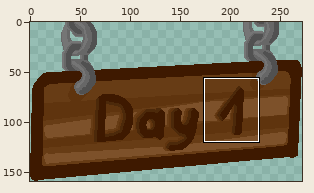
Pixel-art file: assets/sign.aseprite. The picture above shows the old version from afar; the outline marks the close-up.
Close-up. Earlier state:
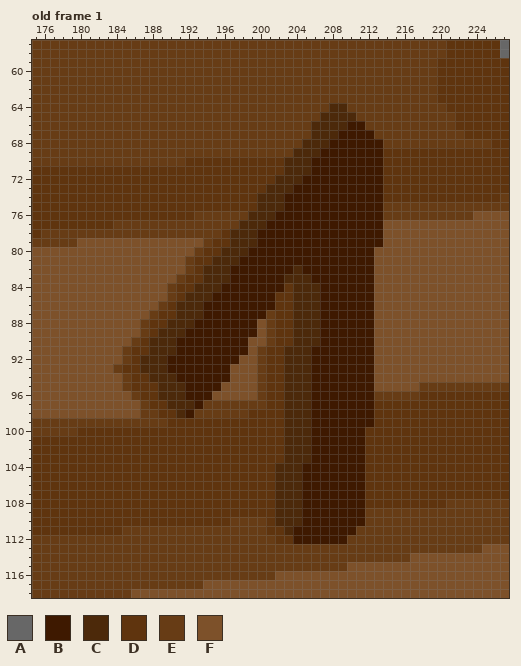
272x159 pixels, 1 frame. Shown: old frame 1: x 175..227, y 57..118. The commit also changed other frames or places, which this record leaves out.
Visible layers, top first: "chains", "sign".
Palette (. is transparent): A #676767  B #3e1900  C #4c290a  D #5f340e  E #673c15  F #7d512a
Pixels before, old frame 1 (only the part around the change), first column x 175:
 60 EEEEEEEEEEEEEEEEEEEEEEEEEEEEEEEEEEEEEEEEEEEEEDDDDDDDD
 61 EEEEEEEEEEEEEEEEEEEEEEEEEEEEEEEEEEEEEEEEEEEEEDDDDDDDD
 62 EEEEEEEEEEEEEEEEEEEEEEEEEEEEEEEEEEEEEEEEEEEEEDDDDDDDD
 63 EEEEEEEEEEEEEEEEEEEEEEEEEEEEEEEEEEEEEEEEEEEEEDDDDDDDD
 64 EEEEEEEEEEEEEEEEEEEEEEEEEEEEEEEEECCEEEEEEEEEEEDDDDDDD
 65 EEEEEEEEEEEEEEEEEEEEEEEEEEEEEEEECCCCEEEEEEEEEEEDDDDDD
 66 EEEEEEEEEEEEEEEEEEEEEEEEEEEEEEECCCCBBEEEEEEEEEEDDDDDD
 67 EEEEEEEEEEEEEEEEEEEEEEEEEEEEEEECCCBBBBEEEEEEEEEEDDDDD
 68 EEEEEEEEEEEEEEEEEEEEEEEEEEEEEECCCBBBBBBEEEEEEEEEEEEDD
 69 EEEEEEEEEEEEEEEEEEEEEEEEEEEEECCCBBBBBBBDDDDDDDDDDDDDD
 70 EEEEEEEEEEEEEEEEEDDDDDDDDDDDCCCBBBBBBBBDDDDDDDDDDDDDD
 71 DDDDDDDDDDDDDDDDDDDDDDDDDDDDCCCBBBBBBBBDDDDDDDDDDDDDD
 72 DDDDDDDDDDDDDDDDDDDDDDDDDDDCCCBBBBBBBBBDDDDDDDDDDDDDD
 73 DDDDDDDDDDDDDDDDDDDDDDDDDDCCCBBBBBBBBBBDDDDDDDDDDDDDD
 74 DDDDDDDDDDDDDDDDDDDDDDDDDCCCBBBBBBBBBBBDDDDDDDDDDDDDE
 75 DDDDDDDDDDDDDDDDDDDDDDDDDCCCBBBBBBBBBBBEEEEEEEEEEEEEE
 76 DDDDDDDDDDDDDDDDDDEEEEEECCCBBBBBBBBBBBBEEEEEEEEEEFFFF
 77 DDDDDDDDDEEEEEEEEEEEEEECCCBBBBBBBBBBBBBFFFFFFFFFFFFFF
 78 DEEEEEEEEEEEEEEEEEEEEDCCCBBBBBBBBBBBBBBFFFFFFFFFFFFFF
 79 EEEEEFFFFFFFFFFFFFFEDDCCCBBBBBBBBBBBBBBFFFFFFFFFFFFFF
 80 FFFFFFFFFFFFFFFFFFEDDCCCBBBBBBBBBBBBBBFFFFFFFFFFFFFFF
 81 FFFFFFFFFFFFFFFFFEDDCCCBBBBBBBBBBBBBBBFFFFFFFFFFFFFFF
 82 FFFFFFFFFFFFFFFFFEDCCCBBBBBBBCBBBBBBBBFFFFFFFFFFFFFFF
 83 FFFFFFFFFFFFFFFFEDDCCCBBBBBBCCCBBBBBBBFFFFFFFFFFFFFFF
 84 FFFFFFFFFFFFFFFEDDCCCBBBBBBBDCCCBBBBBBFFFFFFFFFFFFFFF
 85 FFFFFFFFFFFFFFFEDCCCBBBBBBBDDCCCBBBBBBFFFFFFFFFFFFFFF
 86 FFFFFFFFFFFFFFEDCCCBBBBBBBBDDCCCBBBBBBFFFFFFFFFFFFFFF
 87 FFFFFFFFFFFFFEDDCCCBBBBBBBEDDCCCBBBBBBFFFFFFFFFFFFFFF
 88 FFFFFFFFFFFFEDDCCCBBBBBBBFEDDCCCBBBBBBFFFFFFFFFFFFFFF
 89 FFFFFFFFFFFFEDCCCBBBBBBBBFEDDCCCBBBBBBFFFFFFFFFFFFFFF
 90 FFFFFFFFFFFEDCCCBBBBBBBBFFEDDCCCBBBBBBFFFFFFFFFFFFFFF
 91 FFFFFFFFFFEDDCCCBBBBBBBBFEDDCCCBBBBBBBFFFFFFFFFFFFFFF
 92 FFFFFFFFFFEDCCCBBBBBBBBFFEDDCCCBBBBBBBFFFFFFFFFFFFFFF
 93 FFFFFFFFFEDDCCCBBBBBBBFFFEDDCCCBBBBBBBFFFFFFFFFFFFFFF
 94 FFFFFFFFFFEDDCCCBBBBBBFFFEDDCCCBBBBBBBFFFFFFFFFFFFFFF
 95 FFFFFFFFFFEDDDCCCBBBBFFFFEDDCCCBBBBBBBFFFFFEEEEEEEEEE
 96 FFFFFFFFFFFEDDCCCBBBFFFFFEDDCCCBBBBBBBEEEEEDDDDDDDDDD
 97 FFFFFFFFFFFFEDDCCCBEEEEEEEDDCCCBBBBBBBDDDDDDDDDDDDDDD
 98 FFFFFFFFFFFFEEDDCBEEEEEEDDDDCCCBBBBBBBDDDDDDDDDDDDDDD
 99 EEEEEEEEEEEEEEEDDDDDDDDDDDDDCCCBBBBBBBDDDDDDDDDDDDDDD
100 EEEEEDDDDDDDDDDDDDDDDDDDDDDDCCCBBBBBBDDDDDDDDDDDDDDDD
101 DDDDDDDDDDDDDDDDDDDDDDDDDDDDCCCBBBBBBDDDDDDDDDDDDDDDD
102 DDDDDDDDDDDDDDDDDDDDDDDDDDDDCCCBBBBBBDDDDDDDDDDDDDDDD
103 DDDDDDDDDDDDDDDDDDDDDDDDDDDDCCCBBBBBBDDDDDDDDDDDDDDDD
104 DDDDDDDDDDDDDDDDDDDDDDDDDDDCCCBBBBBBBDDDDDDDDDDDDDDDD
105 DDDDDDDDDDDDDDDDDDDDDDDDDDDCCCBBBBBBBDDDDDDDDDDDDDDDD
106 DDDDDDDDDDDDDDDDDDDDDDDDDDDCCCBBBBBBBDDDDDDDDDDDDDDDD
107 DDDDDDDDDDDDDDDDDDDDDDDDDDDCCCBBBBBBBDDDDDDDDDDDDDDDD
108 DDDDDDDDDDDDDDDDDDDDDDDDDDDCCCBBBBBBBDDDDDDDDDEEEEEEE
109 DDDDDDDDDDDDDDDDDDDDDDDDDDDCCCBBBBBBBEEEEEEEEEEEEEEEE
110 DDDDDDDDDDDDDDDDDDDDDDEEEEDCCCBBBBBBBEEEEEEEEEEEEEEEE
111 DDDDDDDDDDEEEEEEEEEEEEEEEEDDCBBBBBBBEEEEEEEEEEEEEEEEE
112 EEEEEEEEEEEEEEEEEEEEEEEEEEEDDBBBBBBEEEEEEEEEEEEEEEEEE
113 EEEEEEEEEEEEEEEEEEEEEEEEEEEEEEEEEEEEEEEEEEEEEEEEEEFFF
114 EEEEEEEEEEEEEEEEEEEEEEEEEEEEEEEEEEEEEEEEEEFFFFFFFFFFF
115 EEEEEEEEEEEEEEEEEEEEEEEEEEEEEEEEEEEFFFFFFFFFFFFFFFFFF
116 EEEEEEEEEEEEEEEEEEEEEEEEEEEFFFFFFFFFFFFFFFFFFFFFFFFFF
117 EEEEEEEEEEEEEEEEEEEFFFFFFFFFFFFFFFFFFFFFFFFFFFFFFFFFF
118 EEEEEEEEEEEFFFFFFFFFFFFFFFFFFFFFFFFFFFFFFFFFFFFFFFFFF
After:
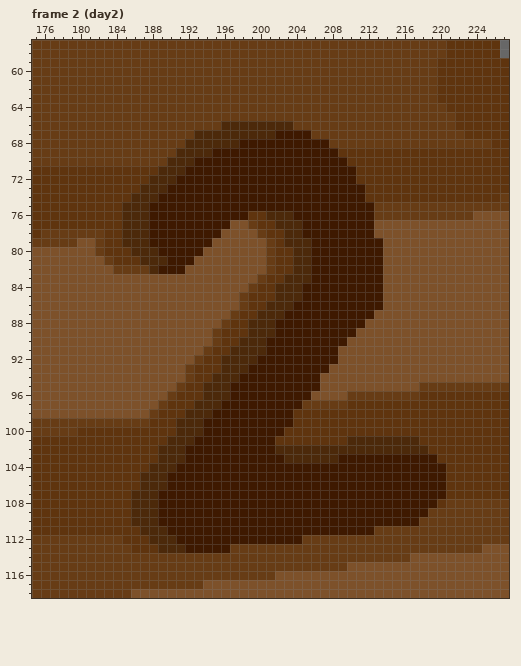
A new or re-ordered frame is compared with the old frame closest to it.
Change:
frames 1 -> 3
Changed rows in their new state; - is an unchanged pixel.
Frame 2 (day2) is new; against old frame 1, layer "sign":
first column x 182:
 64 --------------------------EE-----------
 65 -------------------------EEEE----------
 66 --------------CCCCCCCC--EEEEEE---------
 67 -----------CCCCCCCCCBBBBEEEEEEE--------
 68 ----------CCCCCCBBBBBBBBBBEEEEEE-------
 69 ---------CCCCBBBBBBBBBBBB--DDDDD-------
 70 --------CCCBBBBBBBBBBBBB----DDDD-------
 71 -------CCCBBBBBBBBBBBBBB-----DDD-------
 72 ------CCCBBBBBBBBBBBBBB------DDD-------
 73 -----CCCBBBBBBBBBBBBBB--------DD-------
 74 ----CCCBBBBBBBBBBBBBB---------DD-------
 75 ---CCCBBBBBBBBBBBBBBB----------E-------
 76 ---CCCBBBBBBBBBBBDD-CC---------E-------
 77 --DCCCBBBBBBBBBFFEDDCCC--------F-------
 78 -DDCCCBBBBBBBBFFFFEDDCC--------F-------
 79 EDDCCCBBBBBBBFFFFFFEDCCC---------------
 80 EDDDCCCBBBBBFFFFFFFEDDCC-------B-------
 81 -EDDDCCCBBBFFFFFFFFEDDCC-------B-------
 82 --EEEECBBBFFFFFFFFFEDD-C-------B-------
 83 ---------FFFFFFFFFEDD----------B-------
 84 --------FFFFFFFFFEDDCC-BB------B-------
 85 --------FFFFFFFFEDDDCC-BB------B-------
 86 -------FFFFFFFFFEDDCCCBBB------B-------
 87 ------FFFFFFFFFEDDCCCBBBB--------------
 88 -----FFFFFFFFFEDDCCCBBBBB-----F--------
 89 -----FFFFFFFFEDDDCCCBBBBB----FF--------
 90 ----FFFFFFFFFEDDCCCBBBBBB---FFF--------
 91 ---FFFFFFFFFEDDCCCCBBBBB---FFFF--------
 92 ---FFFFFFFFEDDCCCCBBBBBB---FFFF--------
 93 --FFFFFFFFEDDDCCCBBBBBBB--FFFFF--------
 94 ---FFFFFFFEDDCCCBBBBBBBB-FFFFFF--------
 95 ---FFFFFFEDDCCCBBBBBBBBB-FFFFFF--------
 96 ----FFFFEDDDCCCBBBBBBBBBFFFFEEE--------
 97 -----FFEDDDCCCBBBBBBBBBEEEEEDDD--------
 98 -----F---DCCCBBBBBBBBBDDDDDDDDD--------
 99 ------DD-CCCBBBBBBBBBBDDDDDDDDD--------
100 ---------CCCBBBBBBBBBDDDDDDDDD---------
101 --------CCCBBBBBBBBB-DDDDDDDCCCCCCCC---
102 -------CCCBBBBBBBBBBC---CCCCCCCCCCCCC--
103 -------CCCBBBBBBBBBBB---CCC---BBBBBBBB-
104 ------CCCBBBBBBBBBBBBBB-------BBBBBBBBB
105 -----CCCBBBBBBBBBBBBBBB-------BBBBBBBBB
106 -----CCCBBBBBBBBBBBBBBB-------BBBBBBBBB
107 ----CCCBBBBBBBBBBBBBBBB-------BBBBBBBBB
108 ----CCCBBBBBBBBBBBBBBBB-------BBBBBBBB-
109 ----CCCBBBBBBBBBBBBBBBB-------BBBBBBB--
110 ----CCCBBBBBBBBBBBBBBBB-------BBBBBB---
111 ---DDCCCBBBBBBBBBBBBBB-------BB--------
112 ---DDDCCCBBBBBBBBBBBBB-EEEEE-----------
113 ----DDDCCCBBBBB------------------------
Where, in picture pixels (left, top, right, bottom), the same in both close-ups:
changed: (95, 103, 446, 553)
